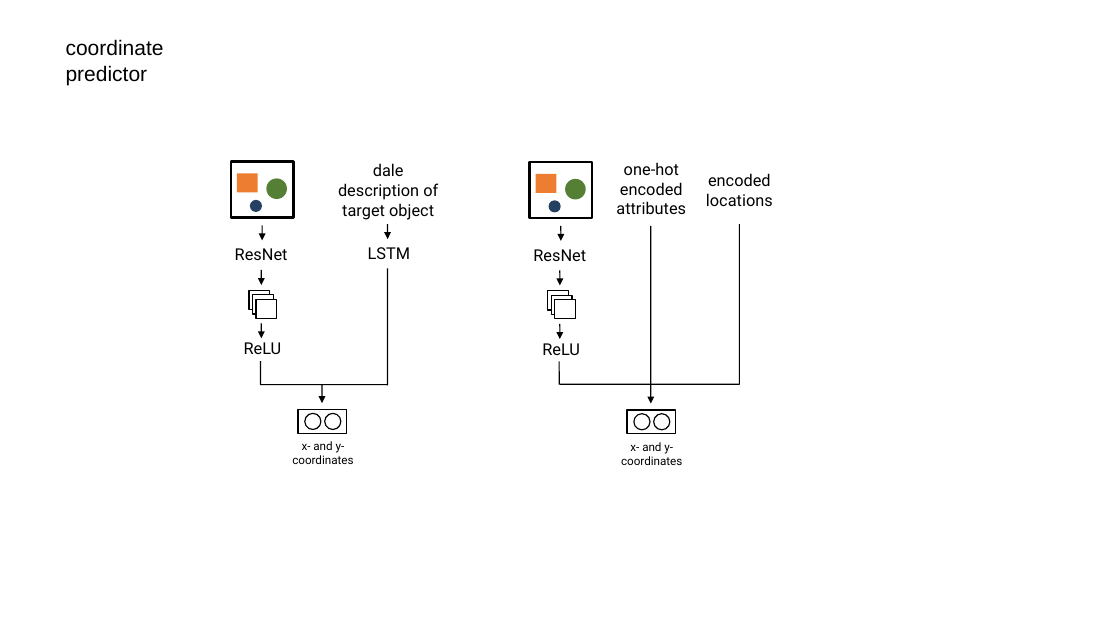
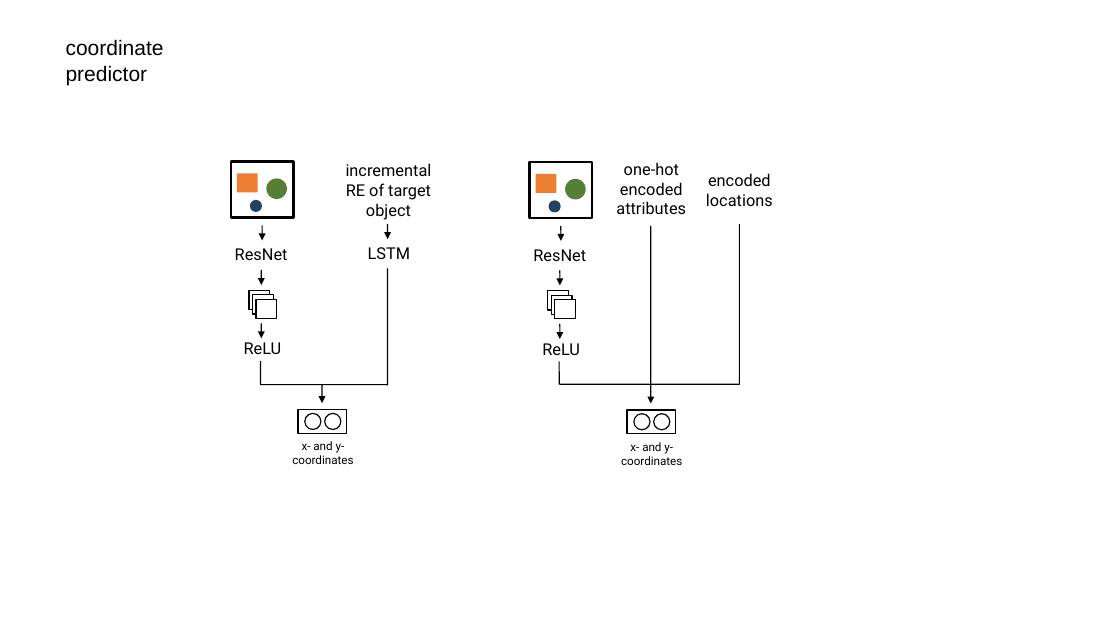
Before and after one commit to mappelgren/to-your-left, a slide deck: slide 3 of thesis/figures/schema.odp. Drawn at 1120x630 pixels with LibreOffice and Linux fonts; fonts in the diff are those of the drawing. Boxes give left, top, right and bottom in pixels: in the first picture for what was removed or moved away, otherwise in the second. Text is boxed around its words. In the diff, an @@ line names an element or a change of style, - is before the commit and + after.

```diff
--- a/thesis/figures/schema.odp
+++ b/thesis/figures/schema.odp
@@ text at (x1=346, y1=163, x2=432, y2=220): text changed @@
-dale description of target object
+incremental RE of target object
```
Also in this commit, not shown: 2 other slides changed, 13 other files.
